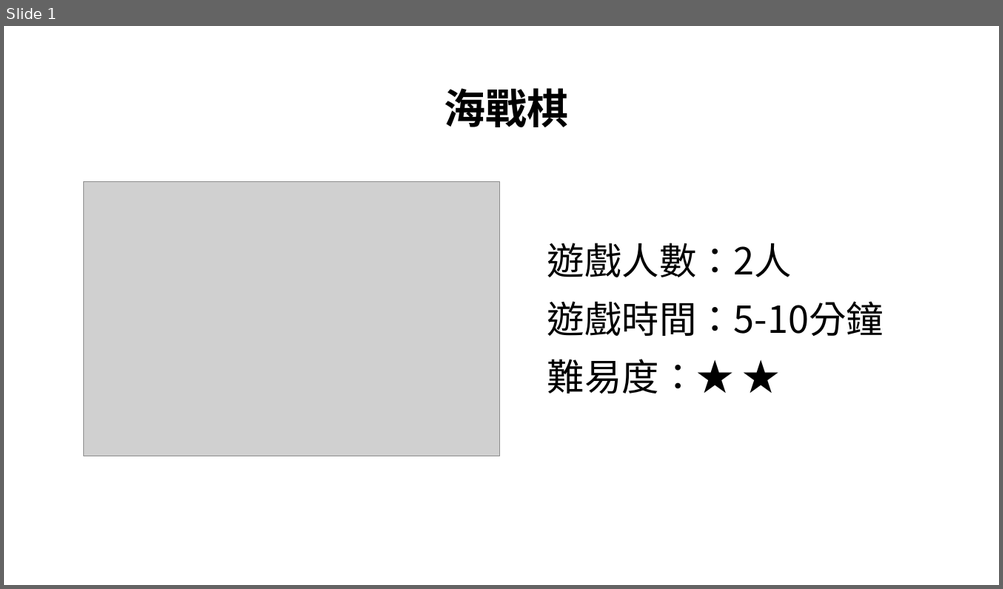
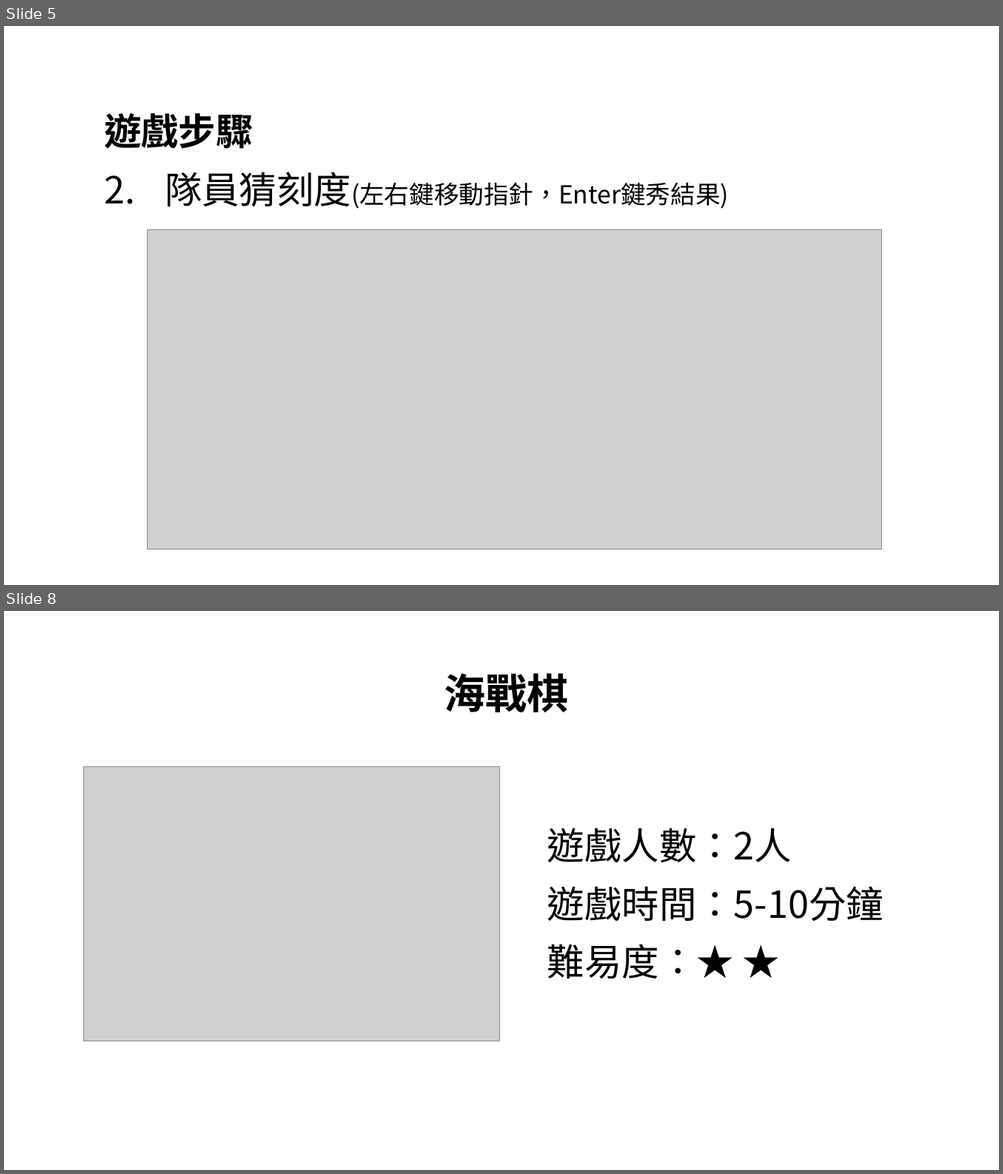
Before and after one commit to tidaohuang/react-game, a slide deck: tutorial.pptx. Shown one above the other, each under a label of ours: slide 1 before the commit, slides 5 and 8 after it; the slides between them are not shown. The pictures are 1003x589 and 1003x1174 pixels, drawn with LibreOffice and Linux fonts; fonts in the diff are those of the drawing; grey boxes stand for pictures. Boxes give left, top, right and bottom in pixels: in the first picture for what was removed or moved away, otherwise in the second. Text is boxed around its words. In the diff, an @@ line names an element or a change of style, - is before the commit and + after.

```diff
--- a/tutorial.pptx
+++ b/tutorial.pptx
@@ slide 5 added at (4, 26, 999, 585), background #FFFFFF @@
@@ text added at (104, 113, 728, 209), 24 pt, text #000000 @@
+遊戲步驟
+2. 隊員猜刻度(左右鍵移動指針，Enter鍵秀結果)
@@ picture added at (148, 230, 882, 551) @@
@@ what was slide 1 is now slide 8 @@
```
Also in this commit, not shown: 6 other slides added, 20 other files.
